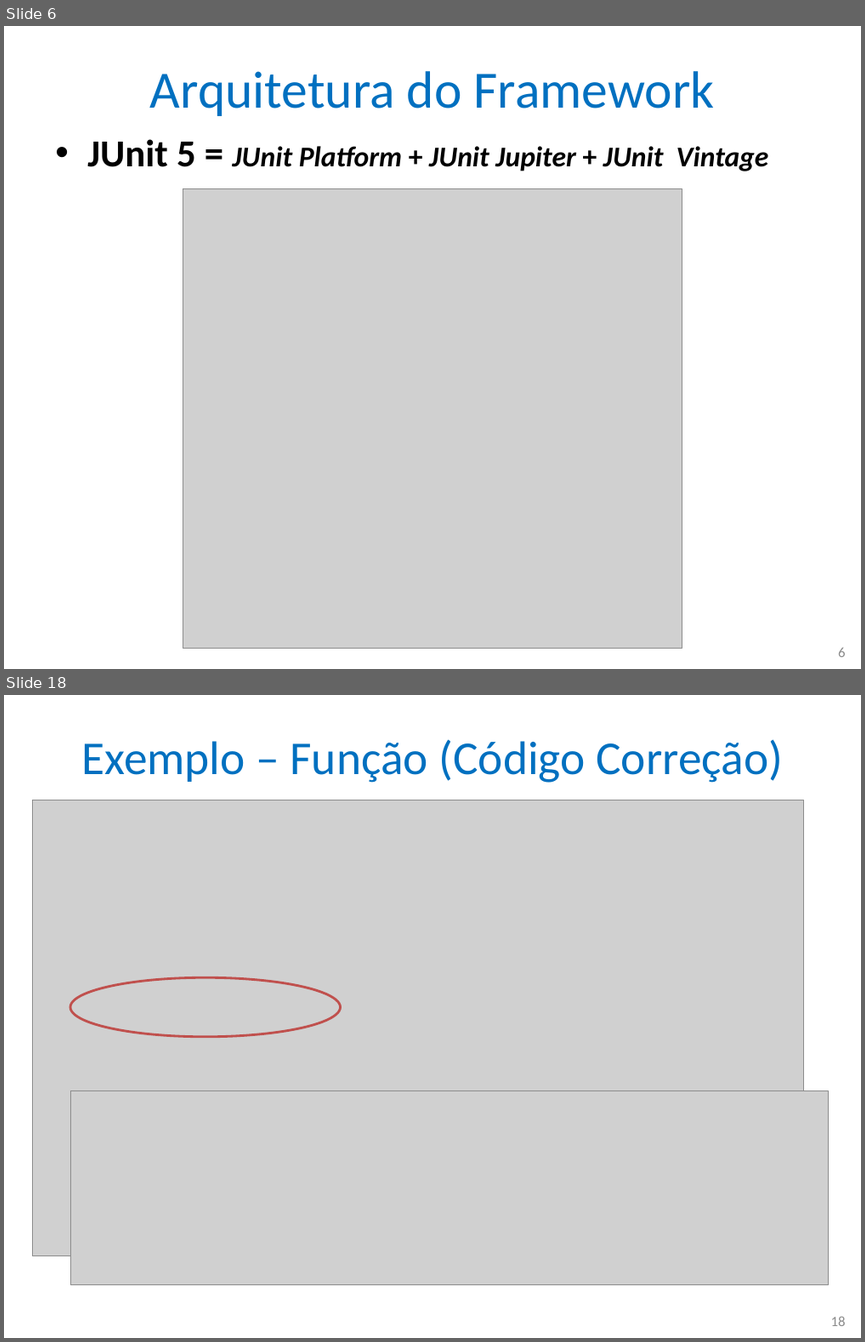
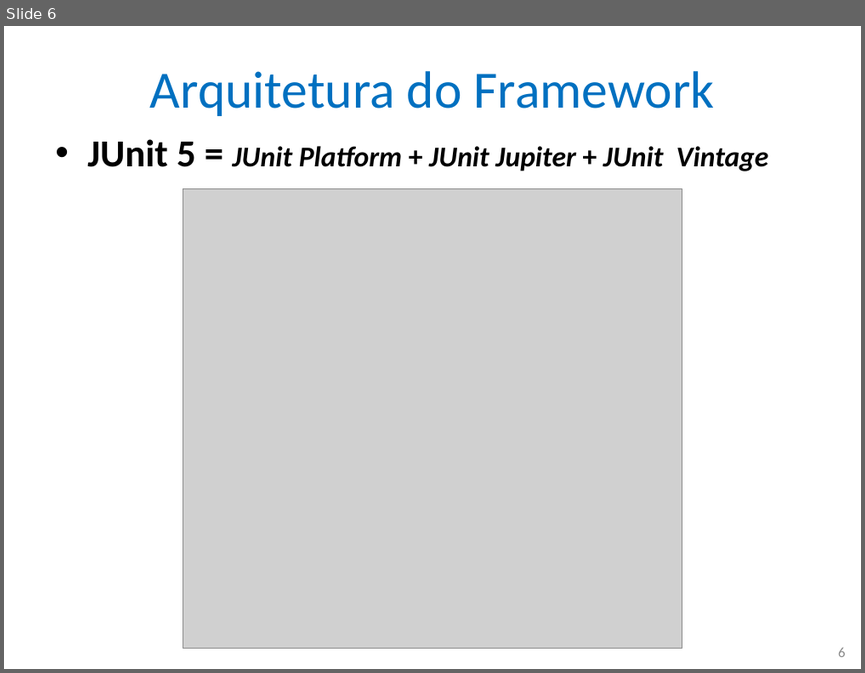
Before and after one commit to nascimentolwtn/INPE-CAP-385_DesenvolvimentoFrameworks, a slide deck: CAP385-00-Presentations/02-JUnit 5/02-JUnit 5.pptx. Shown one above the other, each under a label of ours: slides 6 and 18 before the commit, slide 6 after it; the slides between them are not shown. The pictures are 865x1342 and 865x673 pixels, drawn with LibreOffice and Linux fonts; fonts in the diff are those of the drawing; grey boxes stand for pictures. Boxes give left, top, right and bottom in pixels: in the first picture for what was removed or moved away, otherwise in the second. Text is boxed around its words. In the diff, an @@ line names an element or a change of style, - is before the commit and + after.

```diff
--- a/CAP385-00-Presentations/02-JUnit 5/02-JUnit 5.pptx
+++ b/CAP385-00-Presentations/02-JUnit 5/02-JUnit 5.pptx
@@ slide 18 removed at (4,695,861,1338), background #FFFFFF @@
@@ title removed at (81,739,783,783) @@
-Exemplo – Função (Código Correção)
@@ picture removed at (33,800,803,1255) @@
@@ ellipse removed at (70,978,340,1037) @@
@@ picture removed at (70,1091,828,1285) @@
@@ page number removed at (831,1315,846,1326) @@
-18
```
Also in this commit, not shown: 15 other slides removed.
